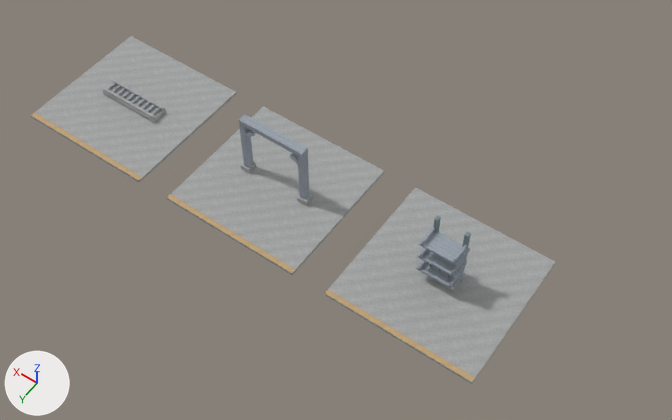
One commit to the glTF model development/levels/primitive-props-v1/site-kits/level_blockout_kit_wld_17_p05.glb: the scene before it, then after it.
One viewpoint serves both versions: a 50 mm camera at (-14.3, 19.8, 26.1) aimed at (-1.9, 2.5, -1.2). Arrows for +X, +Y and +Z are at lower left; the lights stay in place. The picture after the commit comes second. Vertices at exactly the same position are counted once.

Before the edit, the objects in view are built like this:
```python
me_battery_brackenhead_map_kit_contact_room = bpy.data.meshes.new('Battery Brackenhead map-kit contact room')
me_battery_brackenhead_map_kit_contact_room.from_pydata(...)  # 370 vertices, 576 faces; spans x -9.8..9.8, y 0.7..6.3, z -0.1..2.7
# faces by material slot: [96, 36, 144, 288, 12]
me_battery_brackenhead_map_kit_contact_room.materials.append(mat_blockout_stone)
me_battery_brackenhead_map_kit_contact_room.materials.append(mat_blockout_accent)
me_battery_brackenhead_map_kit_contact_room.materials.append(mat_blockout_industrial)
me_battery_brackenhead_map_kit_contact_room.materials.append(mat_blockout_metal)
me_battery_brackenhead_map_kit_contact_room.materials.append(mat_blockout_dark)
ob_level_blockout_kit_wld_17_p05 = bpy.data.objects.new('level_blockout_kit_wld_17_p05', me_battery_brackenhead_map_kit_contact_room)
ob_level_blockout_kit_wld_17_p05.location = (0.0, 0.0, 0.0)
```
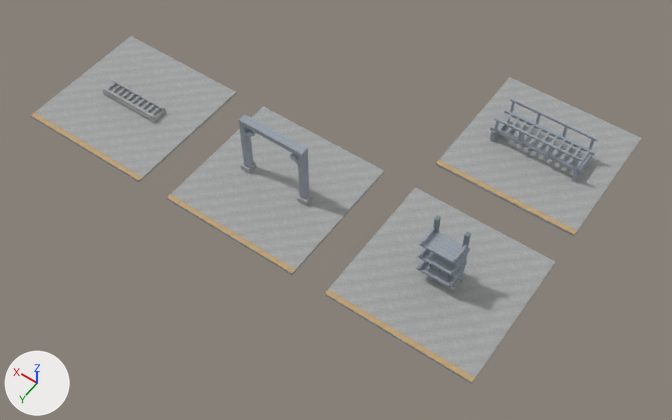
Boxes [x1, y1, x2, y2] around the edits, measured in the pictures (672 x 420 px):
'level_blockout_kit_wld_17_p05', reshaped (16% wider): before [31, 36, 555, 384]; after [31, 36, 641, 384]
part 1 of me_battery_brackenhead_map_kit_contact_room, added: after [436, 77, 641, 236]
part 2 of me_battery_brackenhead_map_kit_contact_room, added: after [436, 160, 577, 235]
part 3 of me_battery_brackenhead_map_kit_contact_room, added: after [490, 126, 583, 174]
part 4 of me_battery_brackenhead_map_kit_contact_room, added: after [504, 109, 596, 156]
part 5 of me_battery_brackenhead_map_kit_contact_room, added: after [578, 151, 589, 167]
part 6 of me_battery_brackenhead_map_kit_contact_room, added: after [568, 147, 581, 163]
part 7 of me_battery_brackenhead_map_kit_contact_room, added: after [560, 143, 574, 160]
part 8 of me_battery_brackenhead_map_kit_contact_room, added: after [552, 139, 566, 156]
part 9 of me_battery_brackenhead_map_kit_contact_room, added: after [544, 136, 558, 152]
part 10 of me_battery_brackenhead_map_kit_contact_room, added: after [536, 132, 550, 148]
part 11 of me_battery_brackenhead_map_kit_contact_room, added: after [529, 128, 543, 144]
part 12 of me_battery_brackenhead_map_kit_contact_room, added: after [513, 121, 527, 137]
part 13 of me_battery_brackenhead_map_kit_contact_room, added: after [506, 117, 520, 133]
part 14 of me_battery_brackenhead_map_kit_contact_room, added: after [498, 114, 512, 129]
part 15 of me_battery_brackenhead_map_kit_contact_room, added: after [546, 146, 552, 160]
part 16 of me_battery_brackenhead_map_kit_contact_room, added: after [519, 132, 525, 147]
part 17 of me_battery_brackenhead_map_kit_contact_room, added: after [494, 117, 583, 162]
part 18 of me_battery_brackenhead_map_kit_contact_room, added: after [510, 98, 598, 141]
part 19 of me_battery_brackenhead_map_kit_contact_room, added: after [572, 153, 592, 182]
part 20 of me_battery_brackenhead_map_kit_contact_room, added: after [490, 114, 510, 142]

Edits to the bpy script that builds the scene:
```text
Change me_battery_brackenhead_map_kit_contact_room:
    remove me_battery_brackenhead_map_kit_contact_room.from_pydata(...)  # 370 vertices, 576 faces; spans x -9.8..9.8, y 0.7..6.3, z -0.1..2.7
    add me_battery_brackenhead_map_kit_contact_room.from_pydata(...)  # 586 vertices, 900 faces; spans x -9.8..9.8, y -6.3..6.3, z -0.1..2.7
    me_battery_brackenhead_map_kit_contact_room part 1: a new loose piece, a box spanning x -9.825..-4.175, y -6.3..-0.7, z -0.11..-0.01, in mat_blockout_stone
    me_battery_brackenhead_map_kit_contact_room part 2: a new loose piece, a box spanning x -9.825..-4.175, y -0.89..-0.71, z -0.013..0.002, in mat_blockout_accent
    me_battery_brackenhead_map_kit_contact_room part 3: a new loose piece, a box spanning x -8.87..-5.13, y -3.04..-2.9, z 0.49..0.61, in mat_blockout_metal
    me_battery_brackenhead_map_kit_contact_room part 4: a new loose piece, a box spanning x -8.87..-5.13, y -4.09..-3.96, z 0.49..0.61, in mat_blockout_metal
    me_battery_brackenhead_map_kit_contact_room part 5: a new loose piece, a box spanning x -8.675..-8.565, y -4.09..-2.91, z 0.51..0.58, in mat_blockout_metal
    me_battery_brackenhead_map_kit_contact_room part 6: a new loose piece, a box spanning x -8.355..-8.245, y -4.09..-2.91, z 0.51..0.58, in mat_blockout_metal
    me_battery_brackenhead_map_kit_contact_room part 7: a new loose piece, a box spanning x -8.035..-7.925, y -4.09..-2.91, z 0.51..0.58, in mat_blockout_metal
    me_battery_brackenhead_map_kit_contact_room part 8: a new loose piece, a box spanning x -7.715..-7.605, y -4.09..-2.91, z 0.51..0.58, in mat_blockout_metal
    me_battery_brackenhead_map_kit_contact_room part 9: a new loose piece, a box spanning x -7.395..-7.285, y -4.09..-2.91, z 0.51..0.58, in mat_blockout_metal
    me_battery_brackenhead_map_kit_contact_room part 10: a new loose piece, a box spanning x -7.075..-6.965, y -4.09..-2.91, z 0.51..0.58, in mat_blockout_metal
    me_battery_brackenhead_map_kit_contact_room part 11: a new loose piece, a box spanning x -6.755..-6.645, y -4.09..-2.91, z 0.51..0.58, in mat_blockout_metal
    me_battery_brackenhead_map_kit_contact_room part 12: a new loose piece, a box spanning x -6.115..-6.005, y -4.09..-2.91, z 0.51..0.58, in mat_blockout_metal
    me_battery_brackenhead_map_kit_contact_room part 13: a new loose piece, a box spanning x -5.795..-5.685, y -4.09..-2.91, z 0.51..0.58, in mat_blockout_metal
    me_battery_brackenhead_map_kit_contact_room part 14: a new loose piece, a box spanning x -5.475..-5.365, y -4.09..-2.91, z 0.51..0.58, in mat_blockout_metal
    me_battery_brackenhead_map_kit_contact_room part 15: a new loose piece, a box spanning x -7.593..-7.508, y -2.932..-2.848, z 0.455..1.175, in mat_blockout_metal
    me_battery_brackenhead_map_kit_contact_room part 16: a new loose piece, a box spanning x -6.492..-6.407, y -2.932..-2.848, z 0.455..1.175, in mat_blockout_metal
    me_battery_brackenhead_map_kit_contact_room part 17: a new loose piece, a box spanning x -8.775..-5.225, y -2.938..-2.862, z 1.125..1.205, in mat_blockout_metal
    me_battery_brackenhead_map_kit_contact_room part 18: a new loose piece, a box spanning x -8.775..-5.225, y -4.137..-4.062, z 1.125..1.205, in mat_blockout_metal
    me_battery_brackenhead_map_kit_contact_room part 19: a new loose piece, a box spanning x -8.77..-8.65, y -4.15..-2.85, z 0.0..0.51, in mat_blockout_metal
    me_battery_brackenhead_map_kit_contact_room part 20: a new loose piece, a box spanning x -5.35..-5.23, y -4.15..-2.85, z 0.0..0.51, in mat_blockout_metal
    other edits to the shape of me_battery_brackenhead_map_kit_contact_room do not show in these pictures
```
